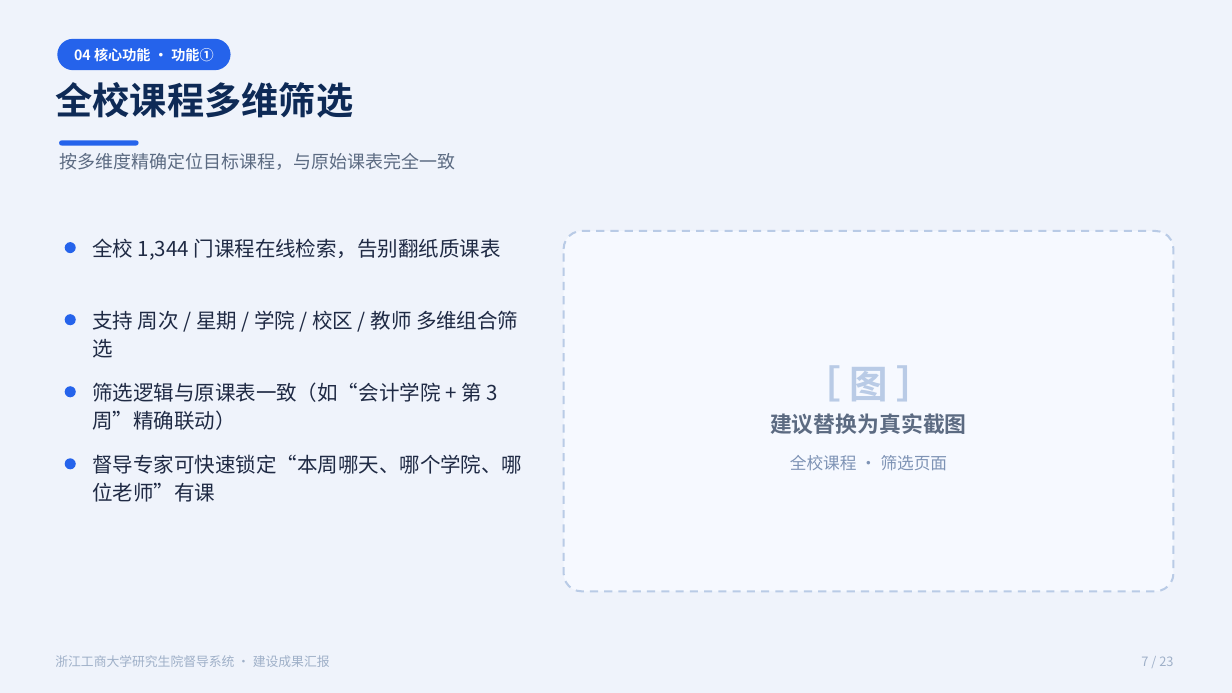
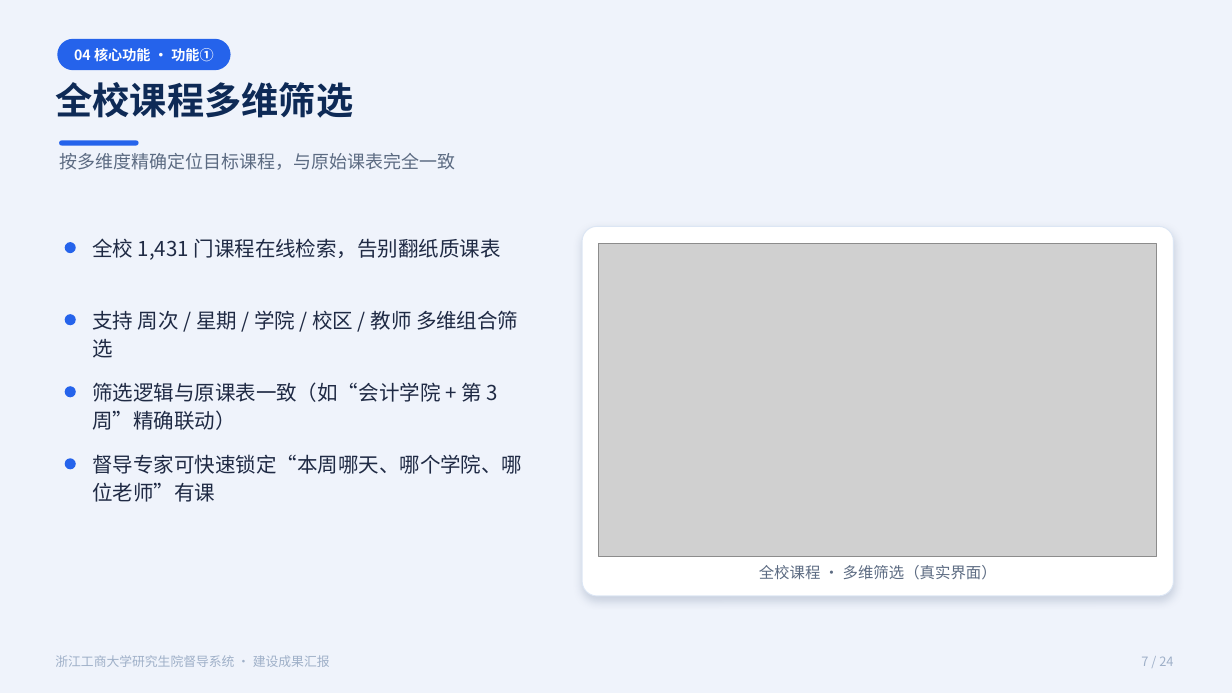
Before and after one commit to 1739467001-svg/example-of-report, a slide deck: slide 7 of slides/督导系统建设成果汇报.pptx. Drawn at 1232x693 pixels with LibreOffice and Linux fonts; fonts in the diff are those of the drawing; grey boxes stand for pictures. Boxes give left, top, right and bottom in pixels: in the first picture for what was removed or moved away, otherwise in the second. Text is boxed around its words. In the diff, an @@ line names an element or a change of style, - is before the commit and + after.

```diff
--- a/slides/督导系统建设成果汇报.pptx
+++ b/slides/督导系统建设成果汇报.pptx
@@ text at [92,238,501,260]: text changed @@
-全校 1,344 门课程在线检索，告别翻纸质课表
+全校 1,431 门课程在线检索，告别翻纸质课表
@@ rounded rectangle: place and size @@
-rounded rectangle at [564,231,1174,592]
+rounded rectangle at [582,226,1174,596]
@@ rounded rectangle at [582,226,1174,596]: fill #F6F9FF to #FFFFFF; outline #B9CBE6 1.6 pt dashed to #DCE6F4 0.75 pt; proportions changed @@
@@ picture added at [599,244,1157,557] @@
@@ text removed at [849,367,887,401] @@
-［ 图 ］
@@ text removed at [770,413,967,434] @@
-建议替换为真实截图
@@ text at [759,565,997,580]: text changed; size 13 to 12 pt; text colour #7E93B5 to #5C6B82 @@
-全校课程 · 筛选页面
+全校课程 · 多维筛选（真实界面）
@@ text at [1141,656,1173,666]: text changed @@
-7 / 23
+7 / 24
```
Also in this commit, not shown: 20 other slides changed, 1 slide added, 16 other files.
